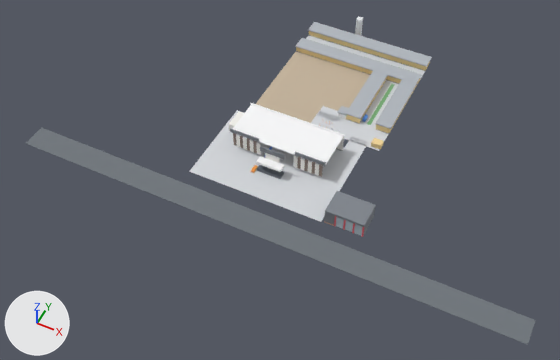
The OBJ model turon_odob_ilm_3d.obj, before and after one commit.
Rendered twice from a camera (50 mm lens) standing at (111.0, -229.0, 262.0) and looking at (0.0, -8.0, -14.0). The axes (+X, +Y, +Z) are drawn at lower left. The lights are the same throughout. The older version comes first. Where no turn or scale is listed for an object, it has been applied to the vertices. Vertices at exactly the same position are counted once.

Objects in the first picture: 'turon_odob_ilm_3d'.
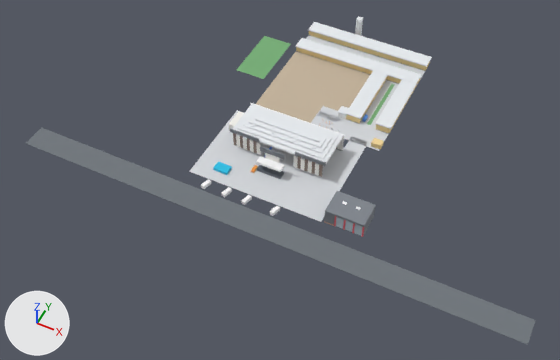
What differs and where, as boxes [x1, y1, x2, y2] in the pictures (560 x 360 px):
part 1 of me_turon_odob_ilm_3d, added
    after: [201, 179, 211, 189]
part 2 of me_turon_odob_ilm_3d, added
    after: [221, 187, 232, 197]
part 3 of me_turon_odob_ilm_3d, added
    after: [241, 195, 252, 205]
part 4 of me_turon_odob_ilm_3d, added
    after: [270, 206, 280, 216]
part 5 of me_turon_odob_ilm_3d, added
    after: [237, 36, 291, 79]
part 6 of me_turon_odob_ilm_3d, added
    after: [232, 104, 343, 162]
part 7 of me_turon_odob_ilm_3d, added
    after: [237, 107, 338, 159]
part 8 of me_turon_odob_ilm_3d, added
    after: [243, 111, 332, 153]
part 9 of me_turon_odob_ilm_3d, added
    after: [249, 114, 326, 147]
part 10 of me_turon_odob_ilm_3d, added
    after: [255, 118, 320, 142]
part 11 of me_turon_odob_ilm_3d, added
    after: [213, 161, 232, 175]
part 12 of me_turon_odob_ilm_3d, recoloured
    both: [295, 22, 432, 129]

The change, as a list of edits to the scene's bpy script:
```text
Add mat_silver_roof:
    mat_silver_roof = principled_material('Silver_Roof')
    mat_silver_roof.base_color = (0.81, 0.84, 0.87)  # white #e8ecf0
    mat_silver_roof.roughness = 0.638
Add mat_batut_blue:
    mat_batut_blue = principled_material('Batut_Blue')
    mat_batut_blue.base_color = (0.01, 0.52, 0.78)  # cyan #19bfe5
    mat_batut_blue.roughness = 0.659
Change me_turon_odob_ilm_3d:
    used by ob_turon_odob_ilm_3d; location = (0.0, 0.0, 0.0)
    remove me_turon_odob_ilm_3d.from_pydata(...)  # 902 vertices, 1356 faces; spans x -112.0..128.0, y -52.0..94.0, z -2.0..12.0
    add me_turon_odob_ilm_3d.from_pydata(...)  # 1038 vertices, 1560 faces; spans x -112.0..128.0, y -52.0..94.0, z -2.0..12.0
    me_turon_odob_ilm_3d part 1: the loose piece of 8 vertices spanning x -8.0..-6.0, y -21.0..-17.0, z 0.0..1.0 is copied, and the copy is moved by (-15.0, -18.0, 1.0), in mat_white_trim (white #fafafc); it spans x -24.0..-20.0, y -40.0..-35.0, z 0.0..2.0
    me_turon_odob_ilm_3d part 2: the loose piece of 8 vertices spanning x -8.0..-6.0, y -21.0..-17.0, z 0.0..1.0 is copied, and the copy is moved by (-4.0, -18.0, 1.0), in mat_white_trim (white #fafafc); it spans x -13.0..-10.0, y -40.0..-35.0, z 0.0..2.0
    me_turon_odob_ilm_3d part 3: the loose piece of 8 vertices spanning x -8.0..-6.0, y -21.0..-17.0, z 0.0..1.0 is copied, and the copy is moved by (6.0, -18.0, 1.0), in mat_white_trim (white #fafafc); it spans x -3.0..0.0, y -40.0..-35.0, z 0.0..2.0
    me_turon_odob_ilm_3d part 4: the loose piece of 8 vertices spanning x -112.0..128.0, y -52.0..-40.0, z 0.0 is copied, and the copy is scaled about its middle by (0.00741, 0.372, 36), then moved by (4.0, 9.0, 1.0), in mat_white_trim (white #fafafc); it spans x 11.0..14.0, y -40.0..-35.0, z 0.0..2.0
    me_turon_odob_ilm_3d part 5: a new loose piece, a box spanning x -48.5..-32.5, y 39.0..71.0, z -0.02..0.04, in mat_lawn_green (green #76ad76)
    me_turon_odob_ilm_3d part 6: a new loose piece, a box spanning x -23.8..23.8, y -10.3..10.3, z 9.93..10.31, in mat_silver_roof (white #e8ecf0)
    me_turon_odob_ilm_3d part 7: a new loose piece, a box spanning x -21.9..21.9, y -7.85..7.85, z 10.47..10.85, in mat_silver_roof (white #e8ecf0)
    me_turon_odob_ilm_3d part 8: a new loose piece, a box spanning x -20.0..20.0, y -5.4..5.4, z 11.01..11.39, in mat_silver_roof (white #e8ecf0)
    me_turon_odob_ilm_3d part 9: a new loose piece, a box spanning x -18.1..18.1, y -2.95..2.95, z 11.54..11.92, in mat_silver_roof (white #e8ecf0)
    me_turon_odob_ilm_3d part 10: a new loose piece, a box spanning x -16.2..16.2, y -0.5..0.5, z 12.08..12.46, in mat_silver_roof (white #e8ecf0)
    me_turon_odob_ilm_3d part 11: a new loose piece, a box spanning x -24.0..-17.0, y -27.3..-22.7, z 0.0..1.3, in mat_batut_blue (cyan #19bfe5)
    me_turon_odob_ilm_3d part 12: 60 faces spanning x -28.0..40.0, y 30.0..89.0, z 3.0..4.0 switch from mat_slate_roof (grey #b1b6bd) to mat_silver_roof (white #e8ecf0)
    other edits to the shape of me_turon_odob_ilm_3d do not show in these pictures
    add me_turon_odob_ilm_3d.materials.append(mat_batut_blue)  # cyan #19bfe5
```
